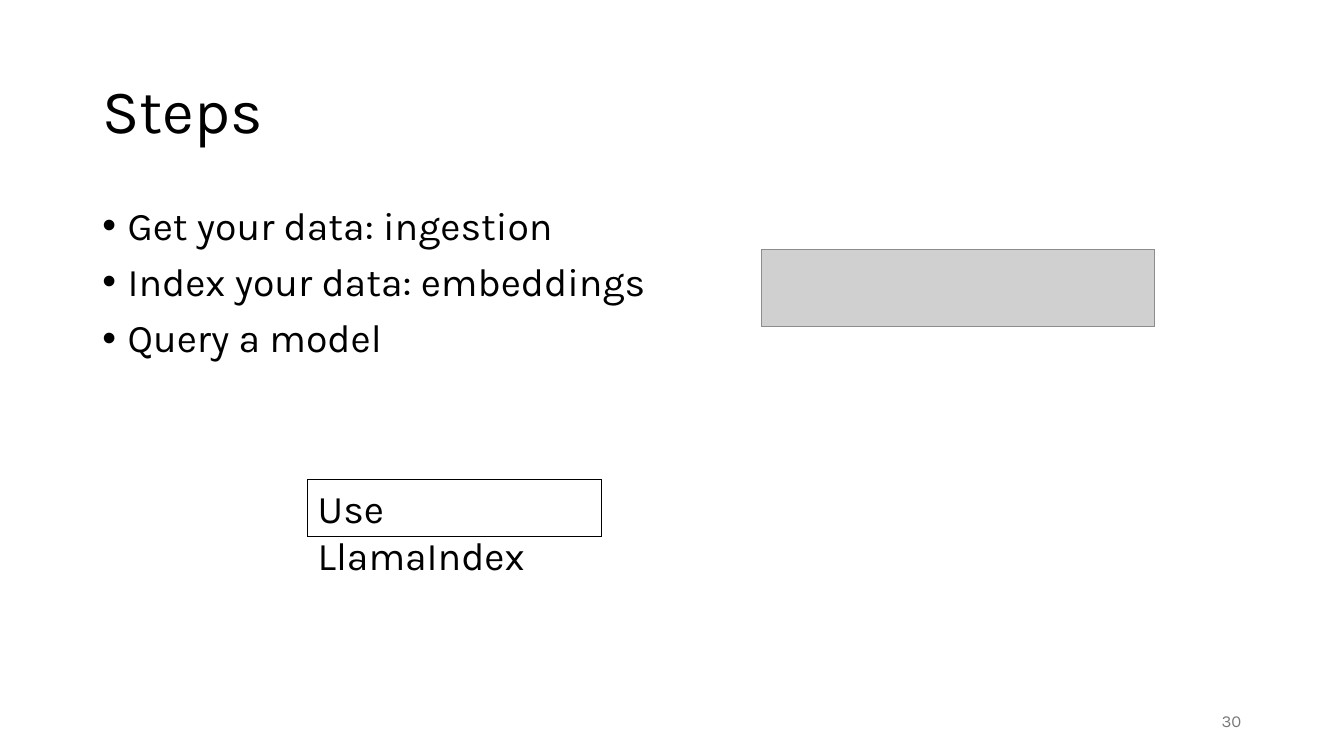
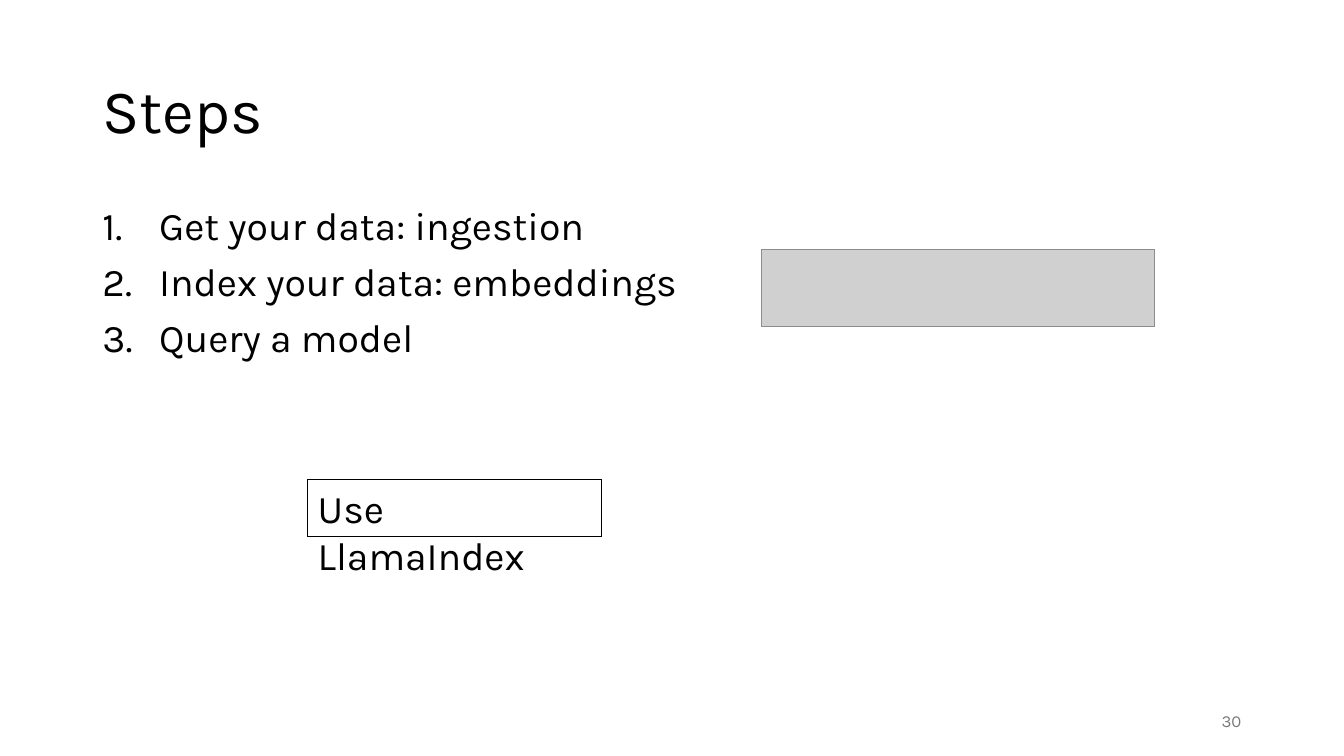
Before and after one commit to gjbex/Deploying-LLMs-locally, a slide deck: slide 30 of local_LLMs.pptx. Drawn at 1344x756 pixels with LibreOffice and Linux fonts; fonts in the diff are those of the drawing; grey boxes stand for pictures. Boxes give left, top, right and bottom in pixels: in the first picture for what was removed or moved away, otherwise in the second. Text is boxed around its words. In the diff, an @@ line names an element or a change of style, - is before the commit and + after.

```diff
--- a/local_LLMs.pptx
+++ b/local_LLMs.pptx
@@ text "Get your data: ingestion" at bbox=[159, 213, 676, 362]: bullet • to 1. @@
```
Also in this commit, not shown: 6 other slides changed.
